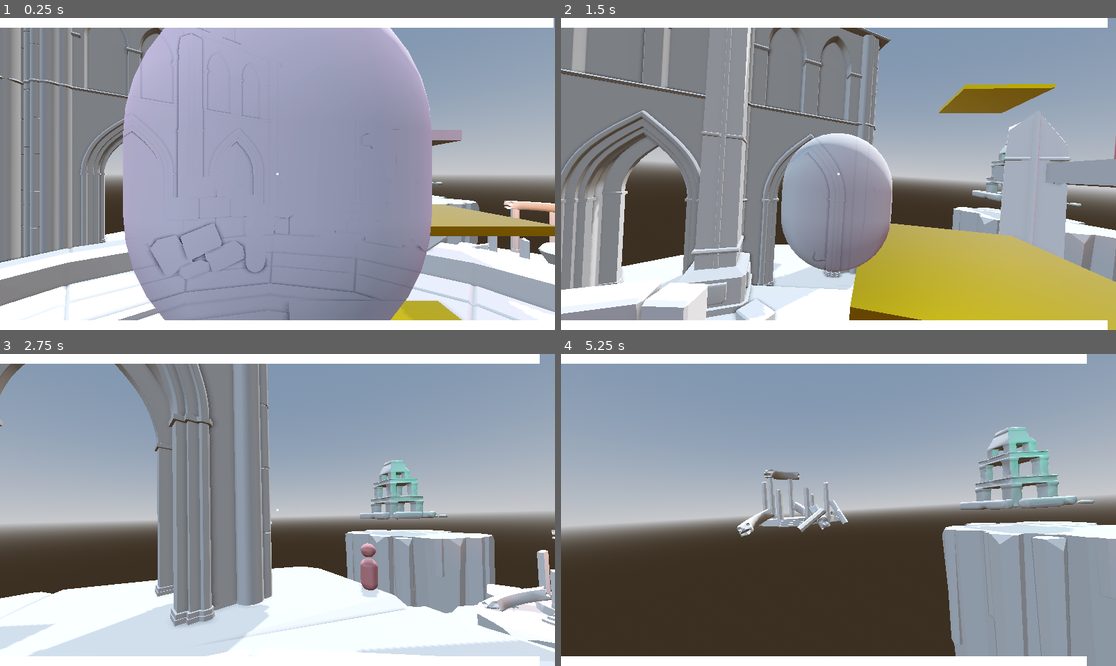
Above: before the commit, frames 1-4 (two rows, left to right).
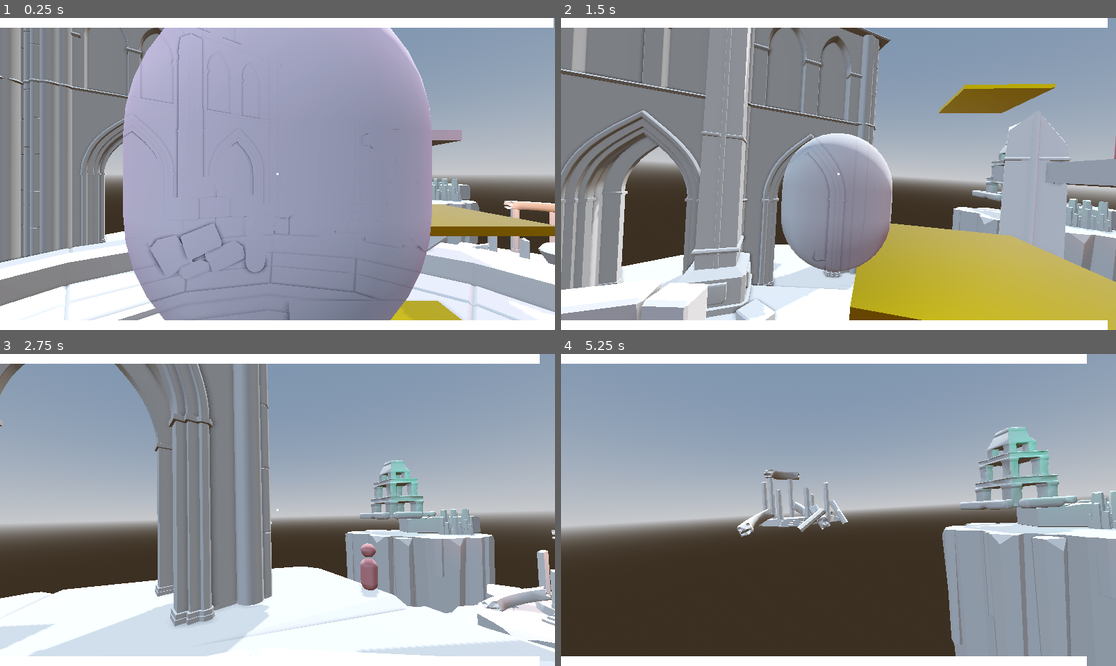
Above: after the commit, the same moments.

Repository: madmonki/GGJ2026
Game: Godot game, scene res://main.tscn
Two runs of this game, one before a commit and one after it. Both use one fixed random seed, a clock stepped at 60 frames per second and the inputs below.
Inputs (mouse positions are in pixels of both pictures, inside the frame that each line leads up to):
- Up to frame 1 (0.25 s): no input
- Up to frame 2 (1.5 s): move the mouse to (866, 174) at 0.52 s; press the mouse at (866, 174) at 0.53 s; hold W (move_forward) from 0.53 s (still down); tap Space (jump) at 0.77 s; move the mouse to (810, 174) at 1.27 s; release the mouse at (810, 174) at 1.28 s; tap Shift (sprint) at 1.35 s
- Up to frame 3 (2.75 s): keep holding W (move_forward); tap Space (jump) at 1.52 s; move the mouse to (288, 503) at 2.02 s; press the mouse at (288, 503) at 2.03 s
- Up to frame 4 (5.25 s): keep holding W (move_forward); move the mouse to (832, 516) at 2.77 s; release the mouse at (832, 516) at 2.78 s; tap Shift (sprint) at 2.85, 4.35 s; tap Space (jump) at 3.02, 3.77, 4.52 s; move the mouse to (877, 513) at 3.52 s; press the mouse at (877, 513) at 3.53 s; move the mouse to (794, 506) at 4.27 s; release the mouse at (794, 506) at 4.28 s; move the mouse to (844, 510) at 5.02 s; press the mouse at (844, 510) at 5.03 s

The runs differ from the first frame. In frame 1, 0.4% of the frame differs, in the area x 77-85%, y 51-60%; in frame 2, 0.8%; in frame 3, 0.8%; in frame 4, 1.4%, in the area x 82-100%, y 43-57%.

Commit message:
Update main.tscn

Diff:
--- a/main.tscn
+++ b/main.tscn
@@ -138,6 +138,15 @@
 [node name="Rock_Vertical4" parent="." unique_id=1637933559 instance=ExtResource("12_dg77c")]
 transform = Transform3D(-2.6226832e-08, 0, -0.59999996, 0, 0.59999996, 0, 0.59999996, 0, -2.6226832e-08, 37.501476, -48.4327, -58.765186)
 
+[node name="Rock_Vertical7" parent="." unique_id=210618134 instance=ExtResource("12_dg77c")]
+transform = Transform3D(-3.774895e-09, 3.7892477e-16, -0.05, -7.54979e-09, -0.05, 1.9106854e-16, -0.05, 7.54979e-09, 3.774895e-09, 47.689613, 0.08603525, -50.007793)
+
+[node name="Rock_Vertical8" parent="." unique_id=346692454 instance=ExtResource("12_dg77c")]
+transform = Transform3D(0.049566414, -7.484321e-09, 0.00657043, -7.54979e-09, -0.05, 1.9106852e-16, 0.00657043, -9.921076e-10, -0.049566414, 45.82594, 0.08603525, -51.268707)
+
+[node name="Rock_Vertical9" parent="." unique_id=51879789 instance=ExtResource("12_dg77c")]
+transform = Transform3D(0.033414353, -5.045427e-09, 0.03719517, -7.549789e-09, -0.049999997, 1.179941e-16, 0.03719517, -5.6163145e-09, -0.033414353, 44.34299, 0.08603525, -52.480675)
+
 [node name="Rock_Small" parent="." unique_id=426077634 instance=ExtResource("13_ycdy4")]
 transform = Transform3D(1, 0, 0, 0, 1, 0, 0, 0, 1, 30.332441, -4.5515556, -13.570662)
 
@@ -155,6 +164,12 @@
 
 [node name="Rock_Horizontal7" parent="." unique_id=1072554150 instance=ExtResource("11_efxa6")]
 transform = Transform3D(0.4985689, 0, 0.03780265, 0, 0.5, 0, -0.03780265, 0, 0.4985689, 42.422512, -13.371711, -31.471693)
+
+[node name="Rock_Horizontal9" parent="." unique_id=140670311 instance=ExtResource("11_efxa6")]
+transform = Transform3D(0.4985689, 0, 0.03780265, 0, 0.5, 0, -0.03780265, 0, 0.4985689, 48.294395, -1.5513201, -59.829666)
+
+[node name="Rock_Horizontal10" parent="." unique_id=2042987818 instance=ExtResource("11_efxa6")]
+transform = Transform3D(0.4985689, 0, 0.03780265, 0, 0.5, 0, -0.03780265, 0, 0.4985689, 48.294395, -2.7518435, -59.829666)
 
 [node name="Rock_Horizontal8" parent="." unique_id=51907965 instance=ExtResource("11_efxa6")]
 transform = Transform3D(0.39885515, 0, 0.030242125, 0, 0.4, 0, -0.030242125, 0, 0.39885515, 32.167797, -12.84324, -26.278286)
